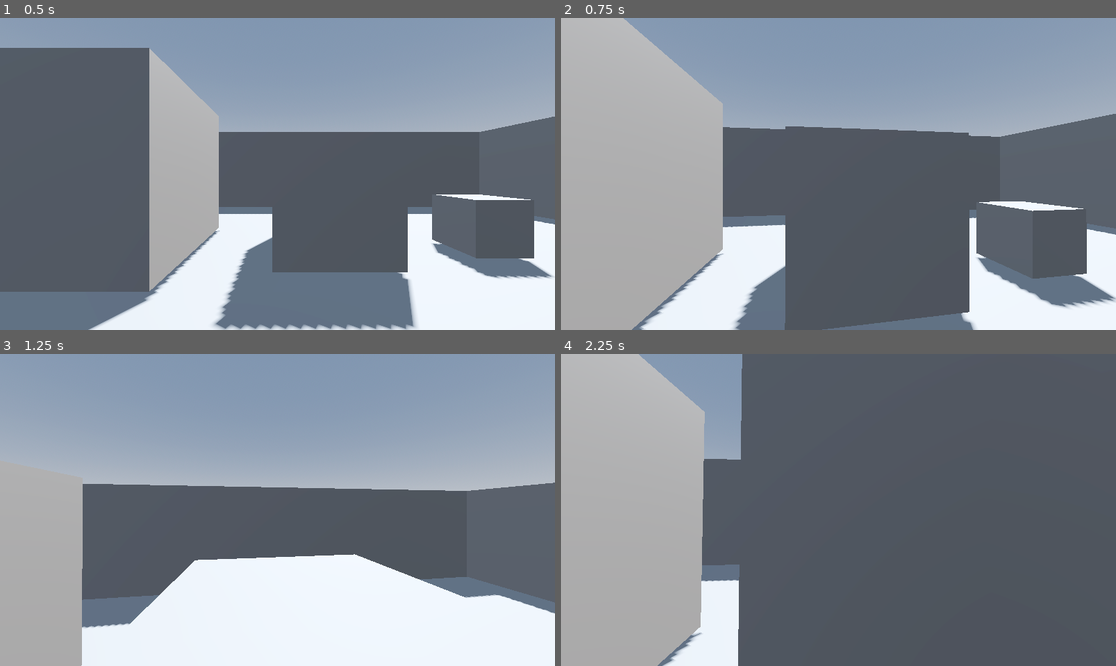
Above: before the commit, frames 1-4 (two rows, left to right).
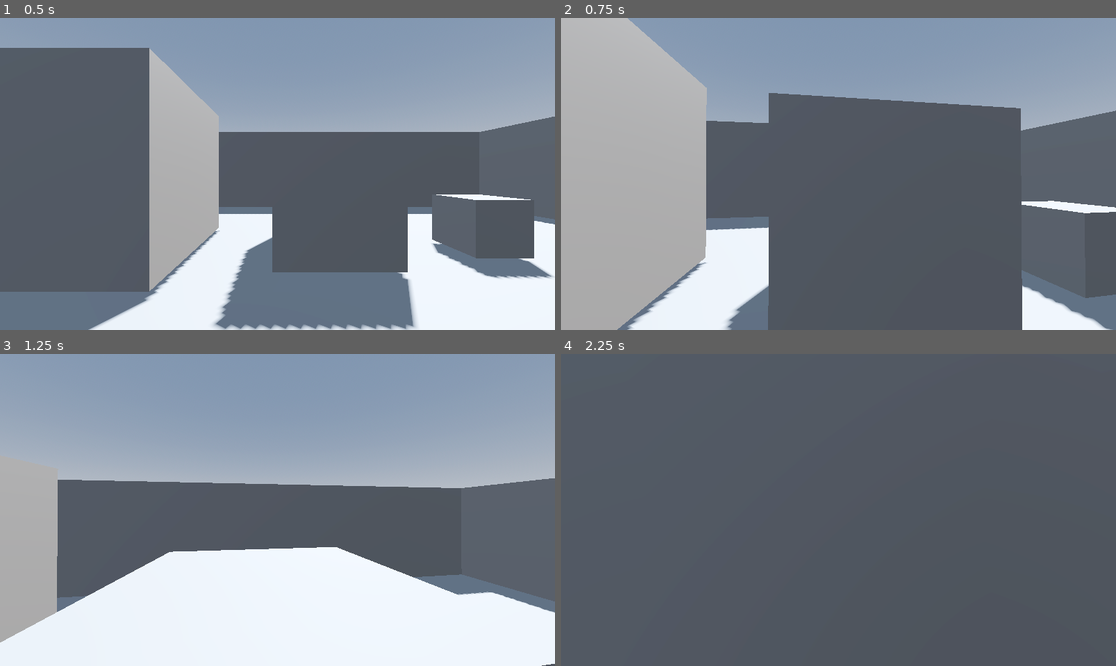
Above: after the commit, the same moments.

Repository: JonathanGzzBen/first-person-character-controller-godot
Game: Godot game, scene res://world.tscn
Same seed, same stepped clock (60 frames per second), same inputs: the game is played once before the commit and once after it.
Inputs (mouse positions are in pixels of both pictures, inside the frame that each line leads up to):
- Up to frame 1 (0.5 s): no input
- Up to frame 2 (0.75 s): tap Enter at 0.5 s; move the mouse to (866, 174) at 0.52 s; hold W (forward) from 0.53 s (still down); hold Shift (sprint, bound only after the commit) from 0.53 s (still down)
- Up to frame 3 (1.25 s): keep holding W (forward); keep holding Shift (sprint, bound only after the commit); tap Space (jump) at 0.77 s
- Up to frame 4 (2.25 s): keep holding W (forward); move the mouse to (810, 510) at 1.27 s; release Shift (sprint, bound only after the commit) at 1.28 s; tap Shift (sprint, bound only after the commit) at 1.35 s; tap Space (jump) at 1.52 s; move the mouse to (849, 503) at 2.02 s; hold Shift (sprint, bound only after the commit) from 2.03 s (still down)

Frame 1 is identical in both runs. In frame 2, 14% of the frame differs, in the area x 10-100%, y 0-100%; in frame 3, 8.2%; in frame 4, 30%, in the area x 0-33%, y 0-100%.

Commit message:
Add sprinting

Diff:
--- a/player.gd
+++ b/player.gd
@@ -1,12 +1,14 @@
 extends CharacterBody3D
 
 
-const SPEED = 5.0
+const WALK_SPEED = 5.0
+const SPRINT_SPEED = 8.0
 const JUMP_VELOCITY = 4.5
 const CAMERA_SENSITIVITY = 0.0025
 const BOB_FREQ = 2.0
 const BOB_AMP = 0.08
 
+var speed: float = WALK_SPEED
 var t_bob: float = 0.0
 
 @onready var head: Node3D = $Head
@@ -31,14 +33,17 @@
 	if Input.is_action_just_pressed("jump") and is_on_floor():
 		velocity.y = JUMP_VELOCITY
 
+	# Handle speed
+	speed = SPRINT_SPEED if Input.is_action_pressed("sprint") else WALK_SPEED
+
 	# Get the input direction and handle the movement/deceleration.
 	# As good practice, you should replace UI actions with custom gameplay actions.
 	var input_dir := Input.get_vector("left", "right", "forward", "backward")
 
 	var direction := (head.transform.basis * Vector3(input_dir.x, 0, input_dir.y)).normalized()
 	if direction:
-		velocity.x = direction.x * SPEED
-		velocity.z = direction.z * SPEED
+		velocity.x = direction.x * speed
+		velocity.z = direction.z * speed
 	else:
 		velocity.x = 0.0
 		velocity.z = 0.0
--- a/project.godot
+++ b/project.godot
@@ -47,3 +47,9 @@
 , Object(InputEventJoypadButton,"resource_local_to_scene":false,"resource_name":"","device":-1,"button_index":0,"pressure":0.0,"pressed":false,"script":null)
 ]
 }
+sprint={
+"deadzone": 0.2,
+"events": [Object(InputEventKey,"resource_local_to_scene":false,"resource_name":"","device":-1,"window_id":0,"alt_pressed":false,"shift_pressed":false,"ctrl_pressed":false,"meta_pressed":false,"pressed":false,"keycode":0,"physical_keycode":4194325,"key_label":0,"unicode":0,"location":0,"echo":false,"script":null)
+, Object(InputEventJoypadButton,"resource_local_to_scene":false,"resource_name":"","device":-1,"button_index":10,"pressure":0.0,"pressed":false,"script":null)
+]
+}
